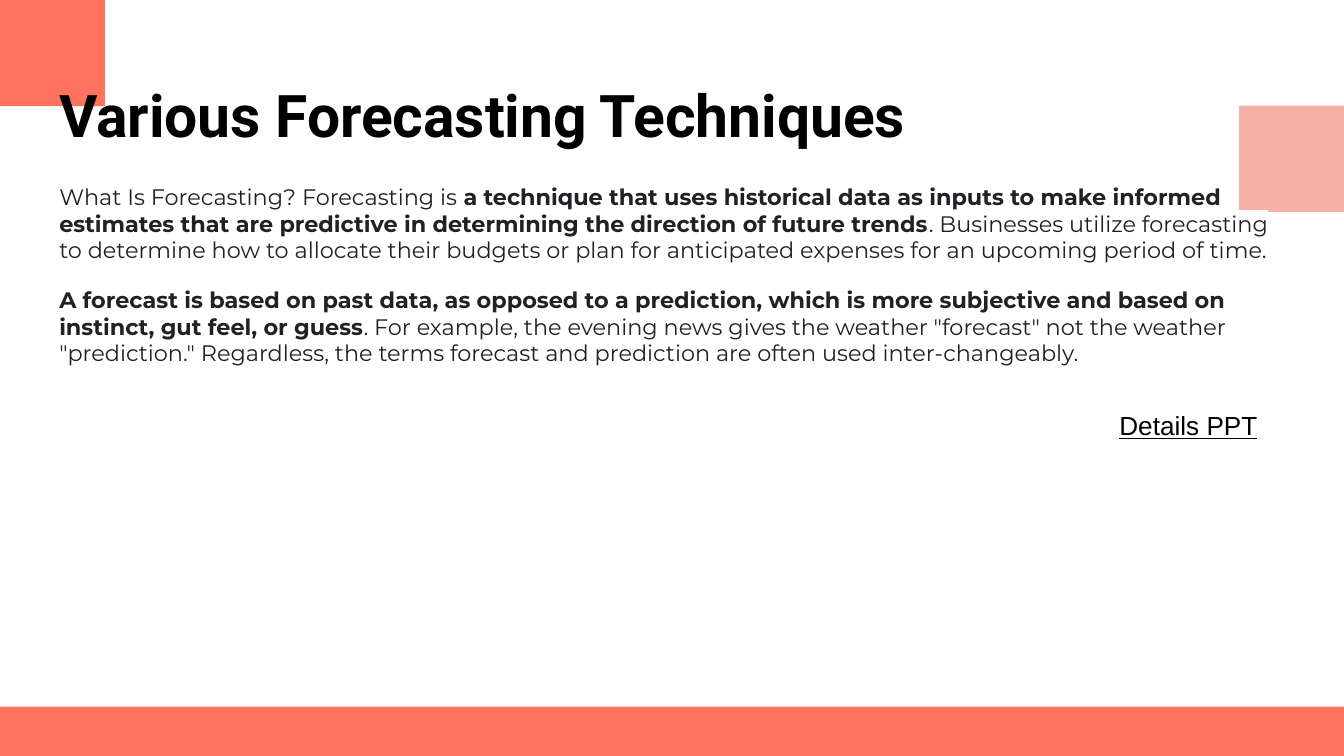
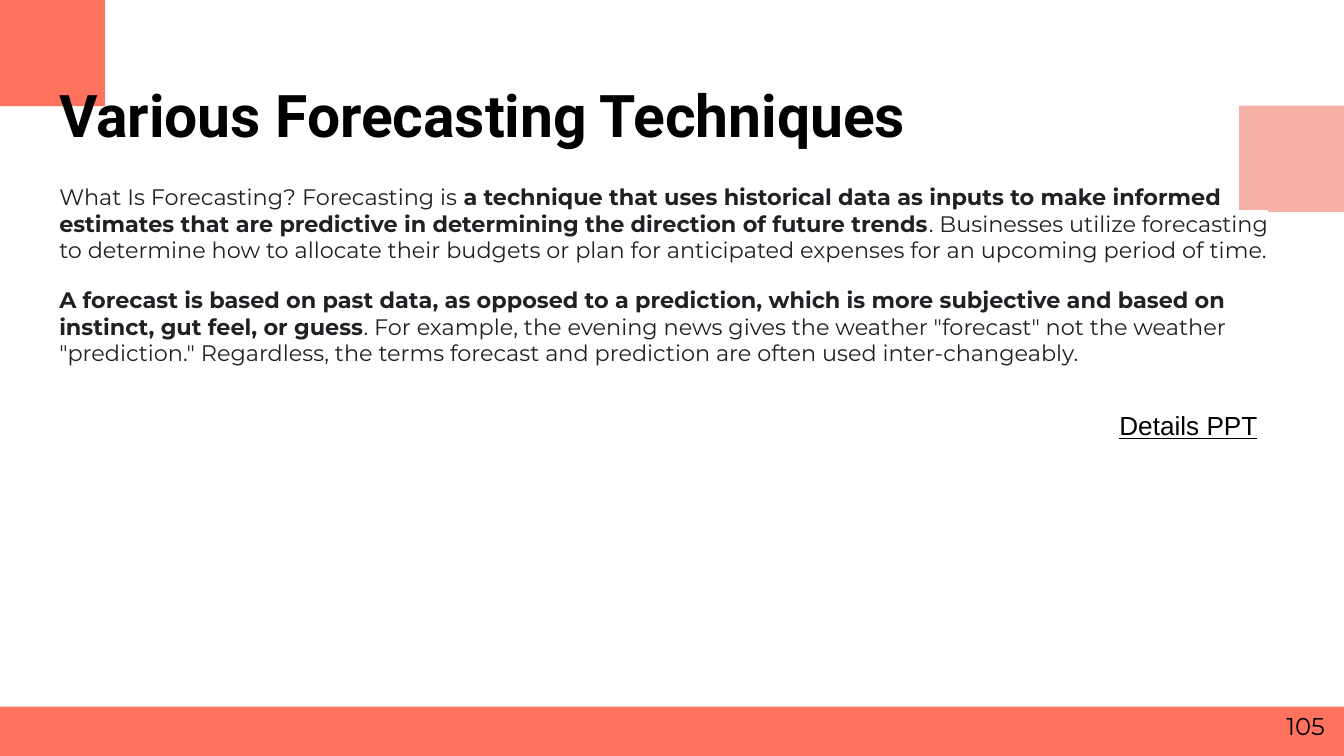
Before and after one commit to RashmivernekarN/ai_with_python_keonics, a slide deck: slide 105 of Module3/Business Statistics.pptx. Drawn at 1344x756 pixels with LibreOffice and Linux fonts; fonts in the diff are those of the drawing. Boxes give left, top, right and bottom in pixels: in the first picture for what was removed or moved away, otherwise in the second. Text is boxed around its words. In the diff, an @@ line names an element or a change of style, - is before the commit and + after.

```diff
--- a/Module3/Business Statistics.pptx
+++ b/Module3/Business Statistics.pptx
@@ page number added at [1286, 718, 1324, 735], 13 pt, text #000000 @@
+105
```
Also in this commit, not shown: 76 other slides changed, 2 slides removed, 2 other files.
